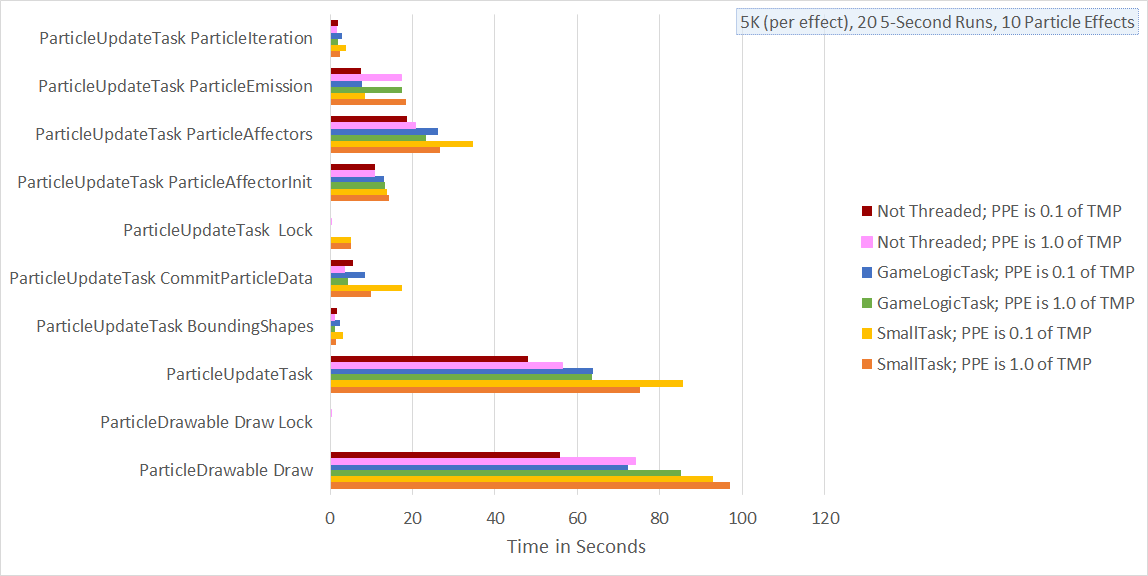
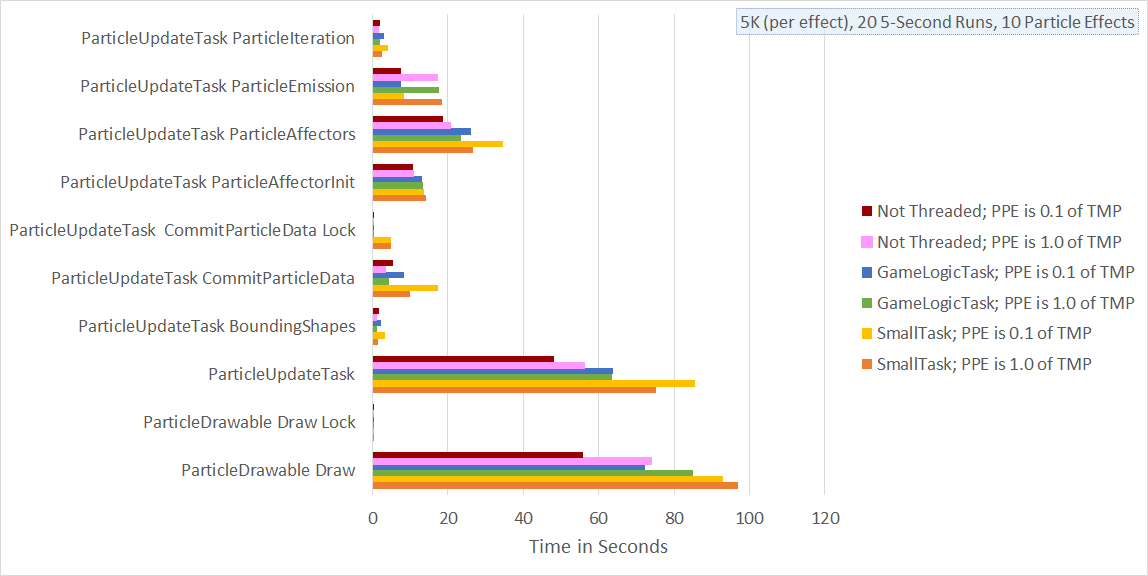
Revision of a layered (1148, 576) image; what changed, layer by layer:
added layer "Layer 2" above "Layer 1" over bbox(10, 14, 764, 553)
